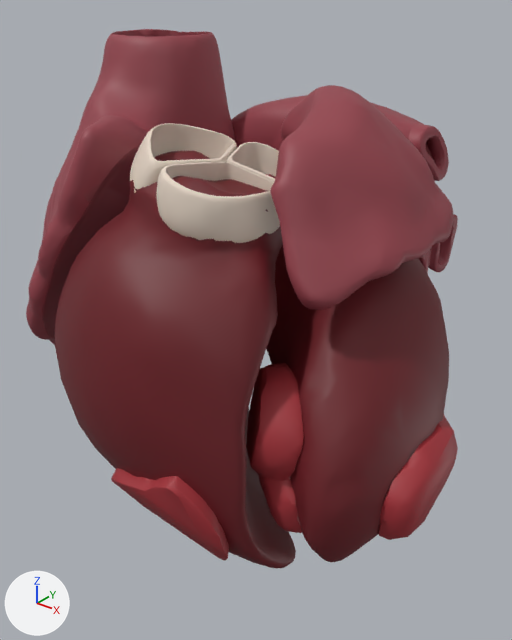
One commit to the glTF model public/models/coracao.glb: the scene before it, then after it.
Camera for both pictures: a 50 mm lens placed at (0.116, -0.1419, 1.3697), pointed at (0.0234, -0.026, 1.2978). Arrows for +X, +Y and +Z are at lower left; the lights stay in place. The first picture is the older version. Where no turn or scale is listed for an object, it has been applied to the vertices.

The first picture shows 'FMA7247', 'FMA7249', 'FMA7250', 'FMA7260', 'FMA7264', 'FMA7265', 'FMA9291', 'FMA9457', 'FMA9466', 'FMA9531'.
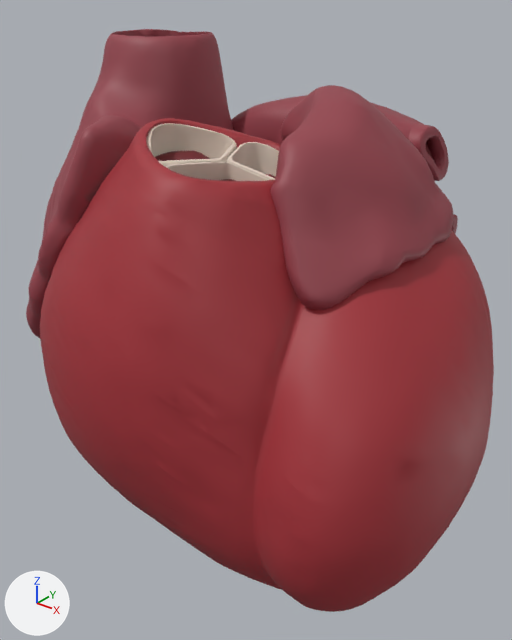
What differs and where, as boxes (x1, y1, x2, y2) in the pictures (512 x 640 px):
```json
{"object": "FMA13884", "change": "added", "after": [40, 118, 494, 612], "on screen": "red"}
{"object": "FMA9291", "change": "unchanged, covered by the edit", "before": [55, 151, 296, 568], "after": [155, 151, 275, 181]}
{"object": "FMA9466", "change": "unchanged, covered by the edit", "before": [266, 245, 449, 562]}
{"object": "FMA7247", "change": "unchanged, covered by the edit", "before": [156, 162, 280, 243], "after": [165, 162, 269, 181]}
{"object": "FMA7265", "change": "unchanged, covered by the edit", "before": [246, 363, 304, 533]}
```

The change, as JSON lines over the scene's bpy script:
```json
{"op": "add", "block": "me_fma13884", "code": ["me_fma13884 = bpy.data.meshes.new('FMA13884')", "me_fma13884.from_pydata(...)  # 11629 vertices, 23285 faces; spans x -0.0511..0.0511, y -0.0467..0.0467, z -0.0459..0.0459", "me_fma13884.materials.append(mat_a32f37)  # red #a32f37"]}
{"op": "add", "block": "ob_fma13884", "code": ["ob_fma13884 = bpy.data.objects.new('FMA13884', me_fma13884)", "ob_fma13884.location = (0.0287, -0.0291, 1.2982)"]}
```
